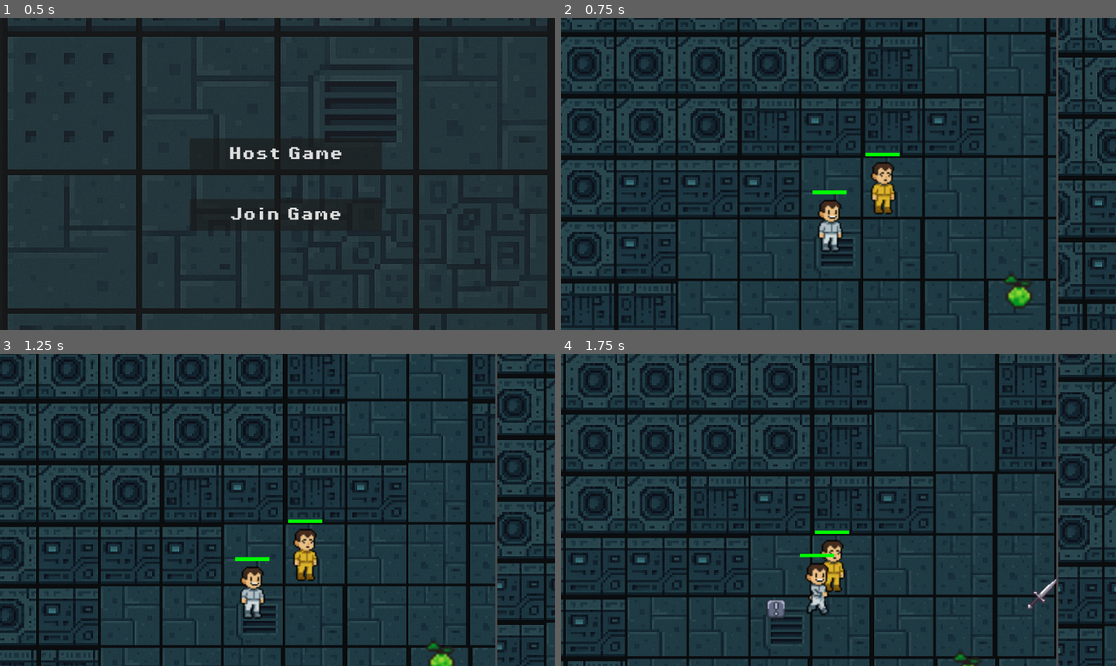
Above: before the commit, frames 1-4 (two rows, left to right).
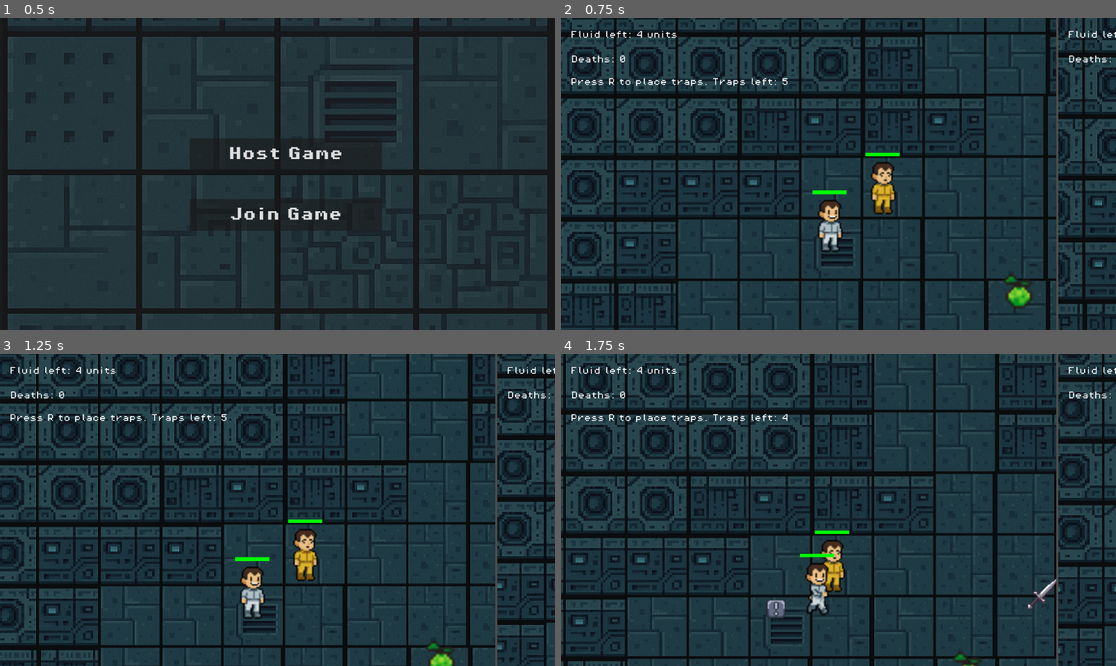
Above: after the commit, the same moments.

Repository: FlavienVa/Kill_The_Mickey
Game: Godot game, scene res://scenes/main_menu.tscn
Same seed, same stepped clock (60 frames per second), same inputs: the game is played once before the commit and once after it.
Inputs:
- Up to frame 1 (0.5 s): no input
- Up to frame 2 (0.75 s): click "Host Game" at 0.5 s
- Up to frame 3 (1.25 s): no input
- Up to frame 4 (1.75 s): tap R (p1_placetrap) at 1.25, 1.35 s; hold D (p1_move_right) from 1.28 s (still down); tap W (p1_move_up) at 1.52 s; tap Ctrl (p2_placetrap) at 1.55 s

Frame 1 is identical in both runs. In frame 2, 0.6% of the frame differs, in the area x 1-100%, y 4-22%; in frame 3, 0.6%; in frame 4, 0.6%.

Commit message:
UI and gun added

Diff:
--- a/scripts/door.gd
+++ b/scripts/door.gd
@@ -11,7 +11,7 @@
 
 var is_open = true
 var is_destroyed = false
-var health = 5
+var health = 10
 
 
 func _ready():
@@ -54,8 +54,11 @@
 	modulate = Color.RED
 	await get_tree().create_timer(0.1).timeout
 	modulate = Color.WHITE
-
-	health -= 1
+	player = interaction_area.current_player
+	if player.has_method("is_angry") and player.is_angry():
+		health -= 10
+	else:
+		health -= 1
 	print(health)
 	if health <= 0:
 		is_destroyed = true
--- a/scripts/game_scene.gd
+++ b/scripts/game_scene.gd
@@ -11,6 +11,10 @@
 var player1: Node2D
 var player2: Node2D
 
+# Load the UI scene
+var PlayerUI = preload("res://scenes/PlayerUI.tscn")  # adjust path as needed
+
+
 func _ready():
 	# Setup grid container for split screen
 	grid_container.columns = 2  # For horizontal split
@@ -23,22 +27,32 @@
 	remove_child(game_world)
 	viewport1.add_child(game_world)
 
-	# Setup cameras
-	setup_players_and_cameras()
+	# Setup cameras and UI
+	await setup_players_and_cameras_and_ui()
 
-func setup_players_and_cameras():
+
+func setup_players_and_cameras_and_ui() -> void:
 	await get_tree().process_frame
 
-	# Find players in the game world
 	player1 = game_world.get_node("Player1")
 	player2 = game_world.get_node("Player2")
 
 	if player1 and player2:
-		# Make cameras follow players
 		camera1.target = player1
 		camera2.target = player2
 		player1.player_id = 1
 		player2.player_id = 2
-		print("Split screen cameras setup complete")
+
+		# Instantiate and assign Player 1 UI
+		var ui1 = PlayerUI.instantiate()
+		viewport1.add_child(ui1)
+		player1.ui = ui1  # make sure this export exists in Player.gd
+
+		# Instantiate and assign Player 2 UI
+		var ui2 = PlayerUI.instantiate()
+		viewport2.add_child(ui2)
+		player2.ui = ui2
+
+		print("Split screen cameras and UI setup complete")
 	else:
 		print("Players not found in GameWorld")
--- a/scripts/player.gd
+++ b/scripts/player.gd
@@ -1,4 +1,6 @@
 extends CharacterBody2D
+
+@export var ui: Node = null
 
 const SPEED = 1300.0
 const ATTACK_COOLDOWN = 0.5
@@ -75,6 +77,7 @@
 	randomize()
 	set_sprite_variant(variant_keys[randi() % variant_keys.size()])
 
+
 func _process(delta: float) -> void:
 	if current_weapon:
 		var diff = weapon_target_rotation - current_weapon.rotation_degrees
@@ -86,6 +89,16 @@
 	elif player_id == 2 and Input.is_action_just_pressed("p2_placetrap") and can_place_trap and current_variant == "happy" and traps_remaining > 0:
 		place_trap()
 
+	# Initialize UI
+	if ui:
+		ui.update_fluid(fluid_left)
+		ui.update_deaths(deaths)
+		if current_variant == "happy":
+			ui.show_variant_label("HappyLabel", player_id)
+		else:
+			ui.remove_label("HappyLabel")
+
+
 
 
 func set_sprite_variant(variant_name: String) -> void:
@@ -104,6 +117,12 @@
 # Method for hiding
 func is_shy():
 	if current_variant == "shy":
+		return true
+	else:
+		return false
+# Method for breaking doors
+func is_angry():
+	if current_variant == 'angry':
 		return true
 	else:
 		return false
@@ -329,6 +348,8 @@
 	await get_tree().create_timer(1.0).timeout
 	deaths += 1
 	fluid_left -= 1
+	ui.update_fluid(fluid_left)
+	ui.update_deaths(deaths)
 
 	if fluid_left > 0:
 		respawn()
@@ -403,6 +424,7 @@
 	trap.trap_owner = self
 	get_parent().add_child(trap)
 	traps_remaining -= 1
+	ui.update_traps(traps_remaining, player_id)
 	can_place_trap = false
 	await get_tree().create_timer(trap_cooldown).timeout
 	can_place_trap = true
--- /dev/null
+++ b/scripts/player_ui.gd
@@ -0,0 +1,41 @@
+extends CanvasLayer
+
+
+@onready var fluid_label: Label = $Panel/FluidLabel
+@onready var death_label: Label = $Panel/DeathLabel
+
+func update_fluid(fluid: int):
+	fluid_label.text = "Fluid left: %d units" % fluid
+
+func update_deaths(deaths: int):
+	death_label.text = "Deaths: %d" % deaths
+
+func show_variant_label(variant_name: String, playerid: int) -> void:
+	# Check if label already exists to avoid duplicates
+	if not has_node("VariantLabel"):
+		var label = Label.new()
+		label.name = "VariantLabel"
+		if variant_name == "HappyLabel":
+			if playerid == 1:
+				label.text = "Press R to place traps. Traps left: 5"
+			else:
+				label.text = "Press Ctrl to place traps. Traps left: 5"
+
+			label.anchor_right = 1.0
+			label.anchor_bottom = 0.1
+			label.offset_left = 20
+			label.offset_top = 125
+			label.add_theme_font_override("font",load("res://assets/fonts/PixelOperator8.ttf"))
+			add_child(label)
+
+
+func remove_label(variant_name: String) -> void:
+	if has_node("VariantLabel"):
+		$VariantLabel.queue_free()
+
+func update_traps(traps_left: int, player_id: int):
+	if has_node("VariantLabel"):
+		if player_id == 1:
+			$VariantLabel.text = "Press R to place traps. Traps left: %d" % traps_left
+		else:
+			$VariantLabel.text = "Press Ctrl to place traps. Traps left: %d" % traps_left
Not shown, added: scripts/player_ui.gd.uid
